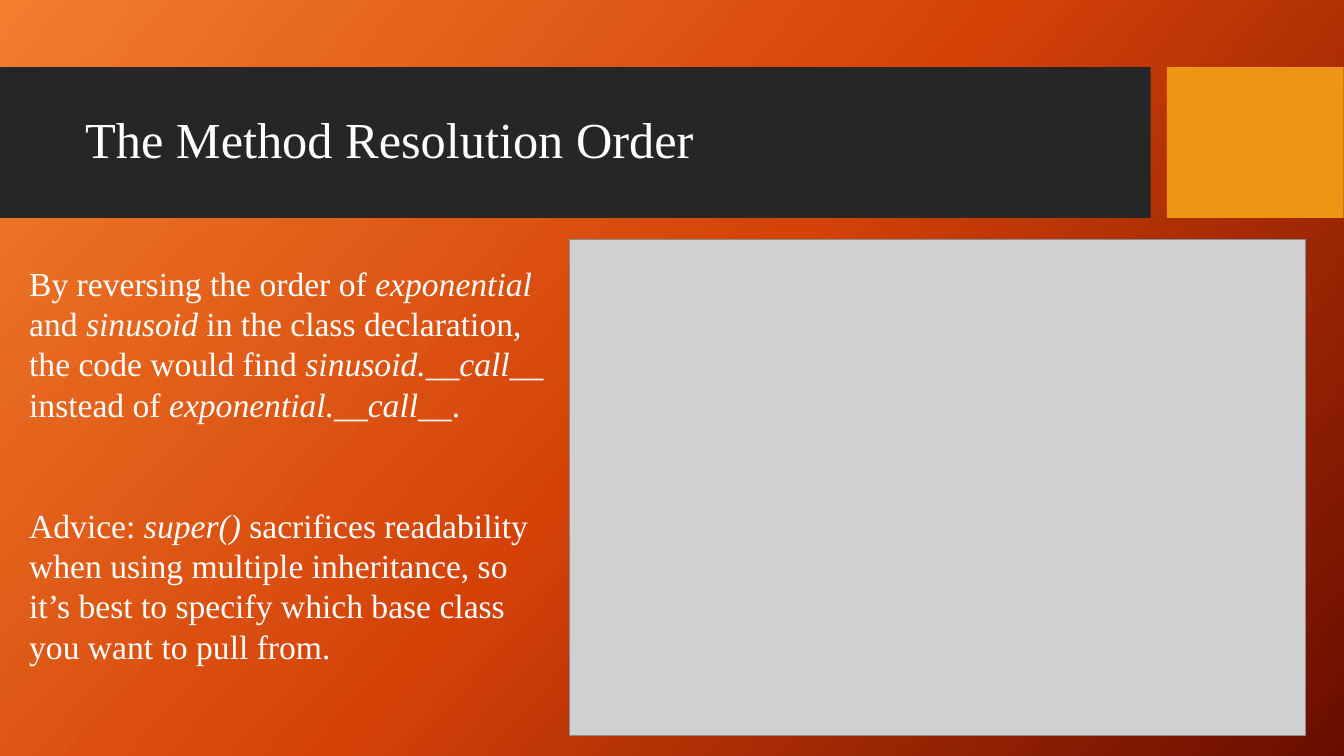
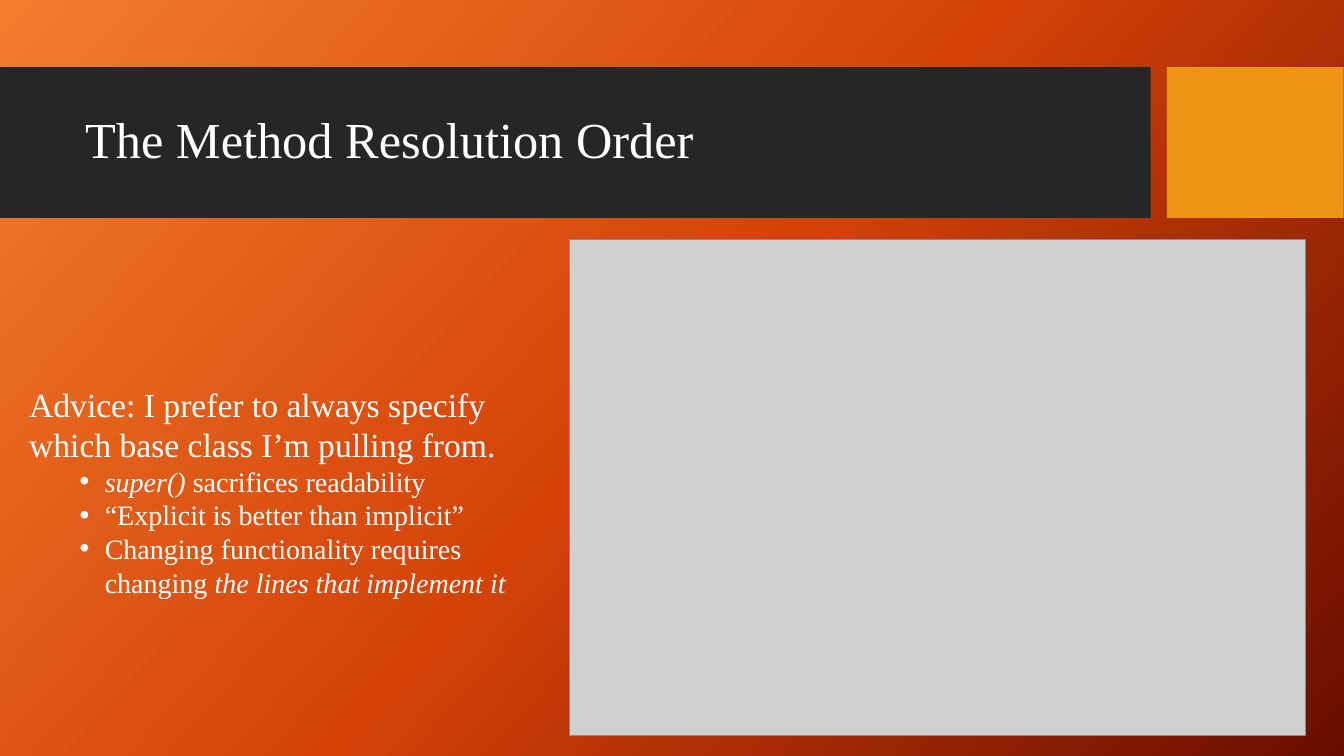
Before and after one commit to giganano/PythonBootcamp, a slide deck: slide 10 of slides/multiple_inheritance.pptx. Drawn at 1344x756 pixels with LibreOffice and Linux fonts; fonts in the diff are those of the drawing; grey boxes stand for pictures; background and template pictures are left out. Boxes give left, top, right and bottom in pixels: in the first picture for what was removed or moved away, otherwise in the second. Text is boxed around its words. In the diff, an @@ line names an element or a change of style, - is before the commit and + after.

Commit message:
slides: minor slide edits

```diff
--- a/slides/multiple_inheritance.pptx
+++ b/slides/multiple_inheritance.pptx
@@ text at <box>29,393,506,598</box>: text changed; size 24 to 20 pt @@
-By reversing the order of exponential and sinusoid in the class declaration, the code would find sinusoid.__call__ instead of exponential.__call__.
-Advice: super() sacrifices readability when using multiple inheritance, so it’s best to specify which base class you want to pull from.
+Advice: I prefer to always specify which base class I’m pulling from.
+  • super() sacrifices readability
+  • “Explicit is better than implicit”
+  • Changing functionality requires changing the lines that implement it
```
Also in this commit, not shown: 5 other slides changed, 2 other files.
